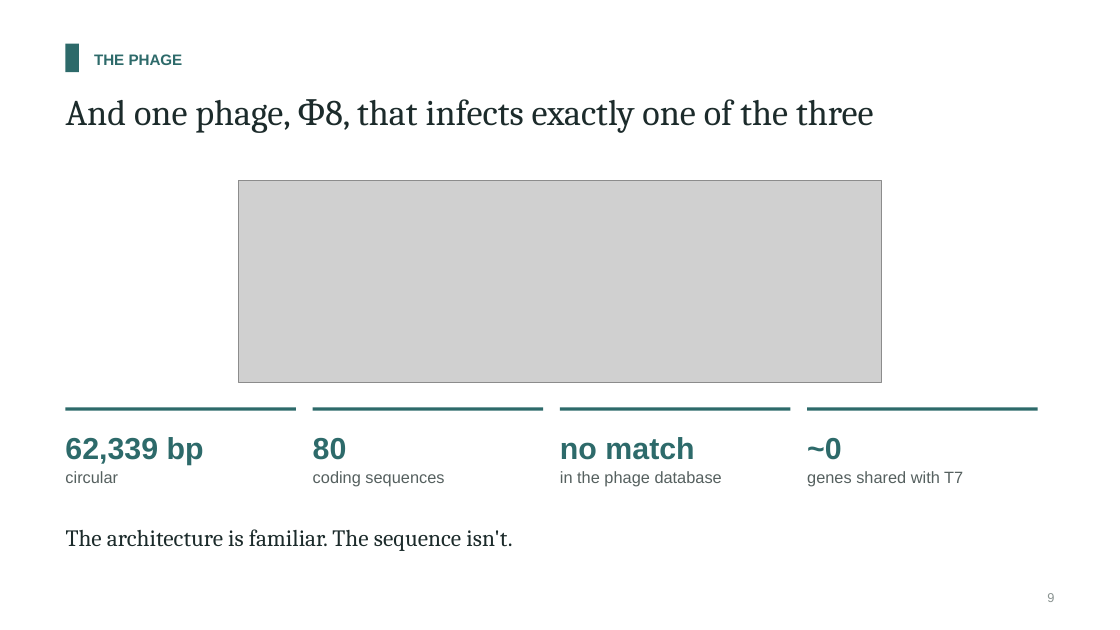
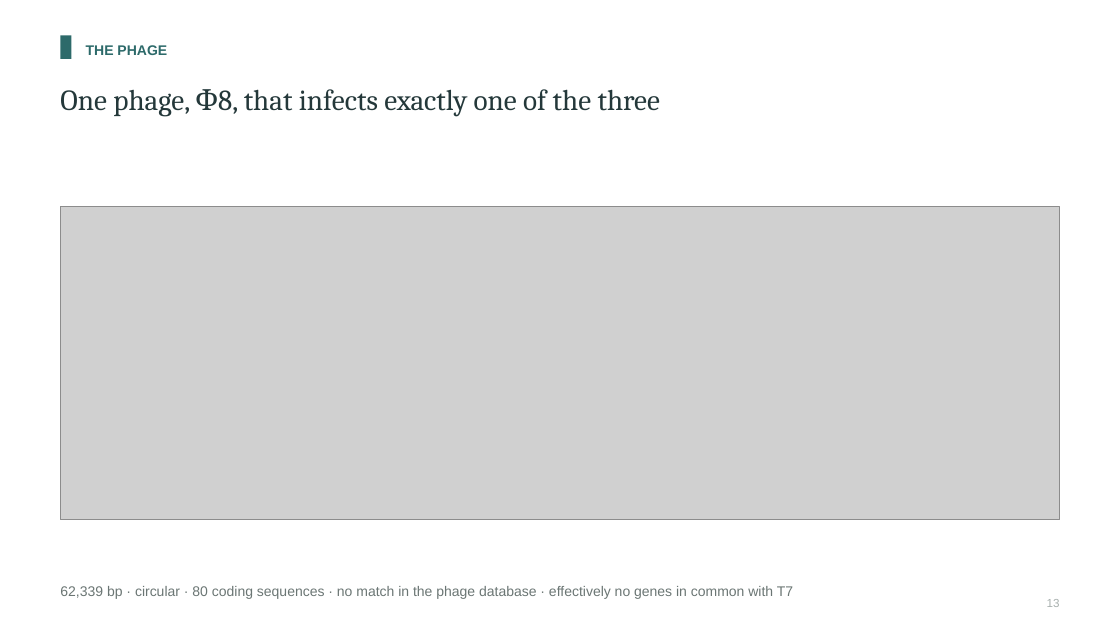
Before and after one commit to A1ex-Ch3n/igem-2026, a slide deck: slide 13 of documents/2026-10-25_presentation_deck.pptx (slide 9 before the commit). Drawn at 1120x630 pixels with LibreOffice and Linux fonts; fonts in the diff are those of the drawing; grey boxes stand for pictures. Boxes give left, top, right and bottom in pixels: in the first picture for what was removed or moved away, otherwise in the second. Text is boxed around its words. In the diff, an @@ line names an element or a change of style, - is before the commit and + after.

```diff
--- a/documents/2026-10-25_presentation_deck.pptx
+++ b/documents/2026-10-25_presentation_deck.pptx
@@ rectangle resized from (x1=66, y1=44, x2=79, y2=72) to (x1=60, y1=35, x2=71, y2=59) @@
@@ text "THE PHAGE" moved from (x1=94, y1=54, x2=183, y2=65) to (x1=86, y1=45, x2=167, y2=55) @@
@@ text "THE PHAGE" at (x1=86, y1=45, x2=167, y2=55): size 13 to 12 pt; line spacing 1.25 to 1.3 @@
@@ text at (x1=60, y1=89, x2=660, y2=117): text changed; size 31 to 25 pt; text colour #1C2B2B to #24383A @@
-And one phage, Φ8, that infects exactly one of the three
+One phage, Φ8, that infects exactly one of the three
@@ picture added at (x1=60, y1=207, x2=1060, y2=519) @@
@@ picture removed at (x1=239, y1=181, x2=882, y2=382) @@
@@ rectangle removed at (x1=66, y1=408, x2=296, y2=411) @@
@@ rectangle removed at (x1=313, y1=408, x2=543, y2=411) @@
@@ rectangle removed at (x1=560, y1=408, x2=791, y2=411) @@
@@ rectangle removed at (x1=807, y1=408, x2=1038, y2=411) @@
@@ text removed at (x1=65, y1=437, x2=204, y2=465) @@
-62,339 bp
@@ text removed at (x1=313, y1=438, x2=347, y2=460) @@
-80
@@ text removed at (x1=560, y1=437, x2=694, y2=460) @@
-no match
@@ text removed at (x1=807, y1=438, x2=842, y2=460) @@
-~0
@@ text removed at (x1=65, y1=471, x2=118, y2=483) @@
-circular
@@ text removed at (x1=313, y1=471, x2=444, y2=486) @@
-coding sequences
@@ text removed at (x1=560, y1=471, x2=722, y2=486) @@
-in the phage database
@@ text removed at (x1=807, y1=471, x2=963, y2=486) @@
-genes shared with T7
@@ text removed at (x1=66, y1=529, x2=512, y2=551) @@
-The architecture is familiar. The sequence isn't.
@@ text added at (x1=60, y1=586, x2=793, y2=599), 12 pt, text #6B7674 @@
+62,339 bp · circular · 80 coding sequences · no match in the phage database · effectively no genes in common with T7
@@ text removed at (x1=1047, y1=593, x2=1054, y2=602) @@
-9
@@ text added at (x1=1047, y1=599, x2=1060, y2=607), 10 pt, text #A8B0AE @@
+13
```
Also in this commit, not shown: 27 other slides changed, 57 slides added, 28 slides removed, 20 other files.
